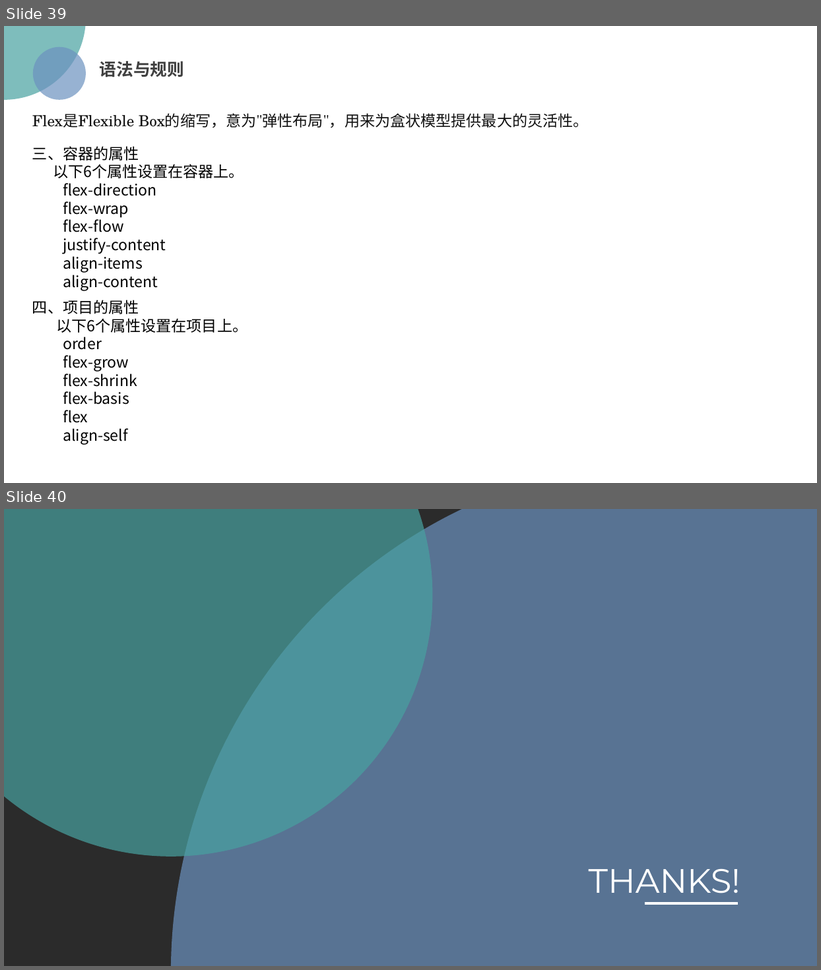
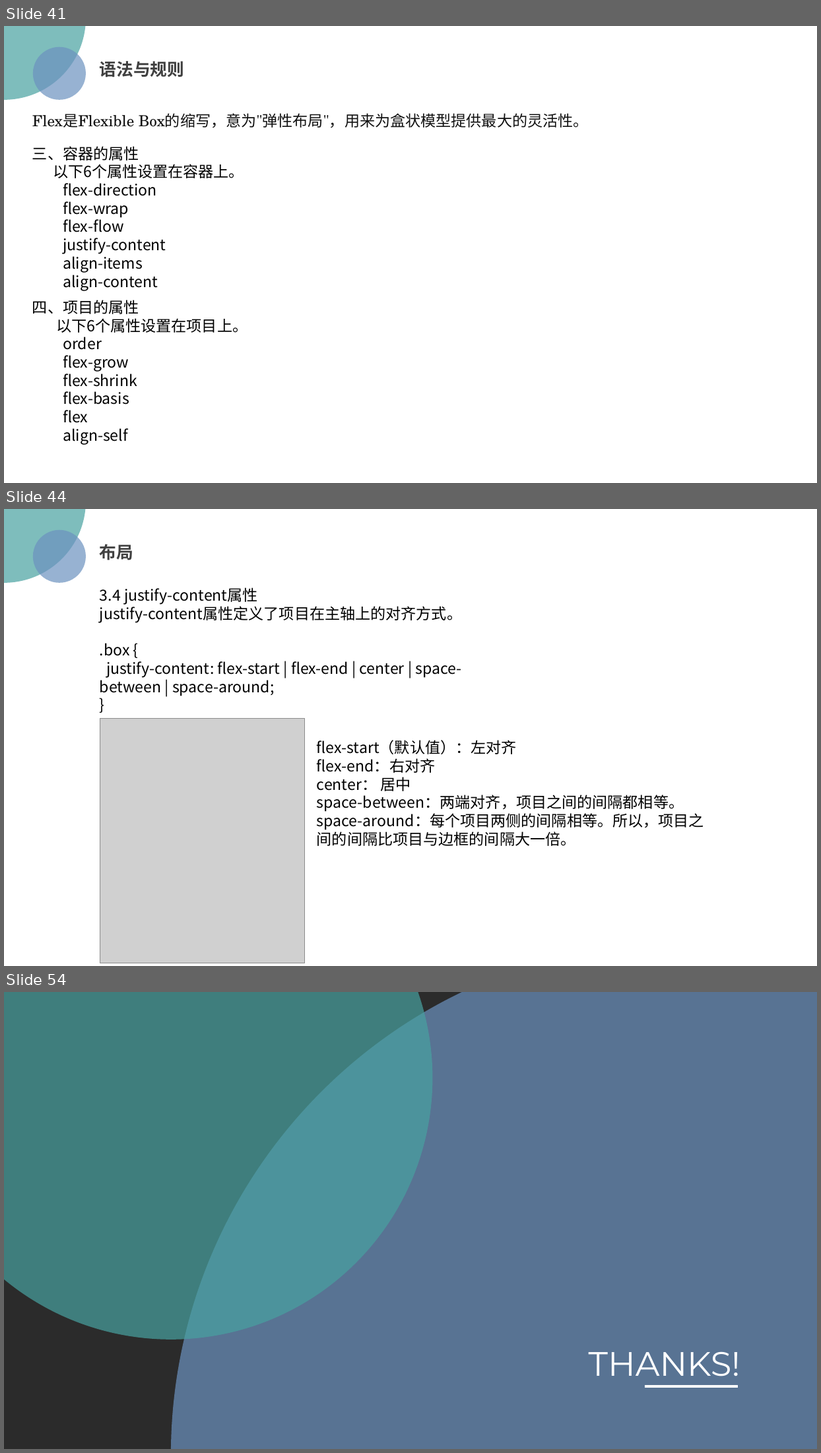
Before and after one commit to chutou/cssDemo, a slide deck: css 趣味之旅.pptx. Shown one above the other, each under a label of ours: slides 39 and 40 before the commit, slides 41, 44 and 54 after it; the slides between them are not shown. The pictures are 821x970 and 821x1453 pixels, drawn with LibreOffice and Linux fonts; fonts in the diff are those of the drawing; grey boxes stand for pictures; background and template pictures are left out; a plain dark background stands for a picture behind light text. Boxes give left, top, right and bottom in pixels: in the first picture for what was removed or moved away, otherwise in the second. Text is boxed around its words. In the diff, an @@ line names an element or a change of style, - is before the commit and + after.

```diff
--- a/css 趣味之旅.pptx
+++ b/css 趣味之旅.pptx
@@ slide 44 added at <box>4,509,817,966</box>, background picture (left out) @@
@@ ellipse added at <box>4,509,86,583</box>, fill #48A2A0 at 70% opacity @@
@@ ellipse added at <box>32,529,86,583</box>, fill #6C92C0 at 70% opacity @@
@@ text added at <box>100,544,133,560</box>, 20 pt, text #404040, bold @@
+布局
@@ text added at <box>100,588,462,696</box>, 18 pt, text #000000 @@
+3.4 justify-content属性
+justify-content属性定义了项目在主轴上的对齐方式。
+.box {
+justify-content: flex-start | flex-end | center | space-between | space-around;
+}
@@ picture added at <box>100,718,304,964</box> @@
@@ text added at <box>317,740,704,846</box>, 18 pt, text #000000 @@
+flex-start（默认值）：左对齐
+flex-end：右对齐
+center： 居中
+space-between：两端对齐，项目之间的间隔都相等。
+space-around：每个项目两侧的间隔相等。所以，项目之间的间隔比项目与边框的间隔大一倍。
@@ what was slide 39 is now slide 41 @@
@@ what was slide 40 is now slide 54 @@
```
Also in this commit, not shown: 3 slides changed, 13 other slides added, 11 other files.
